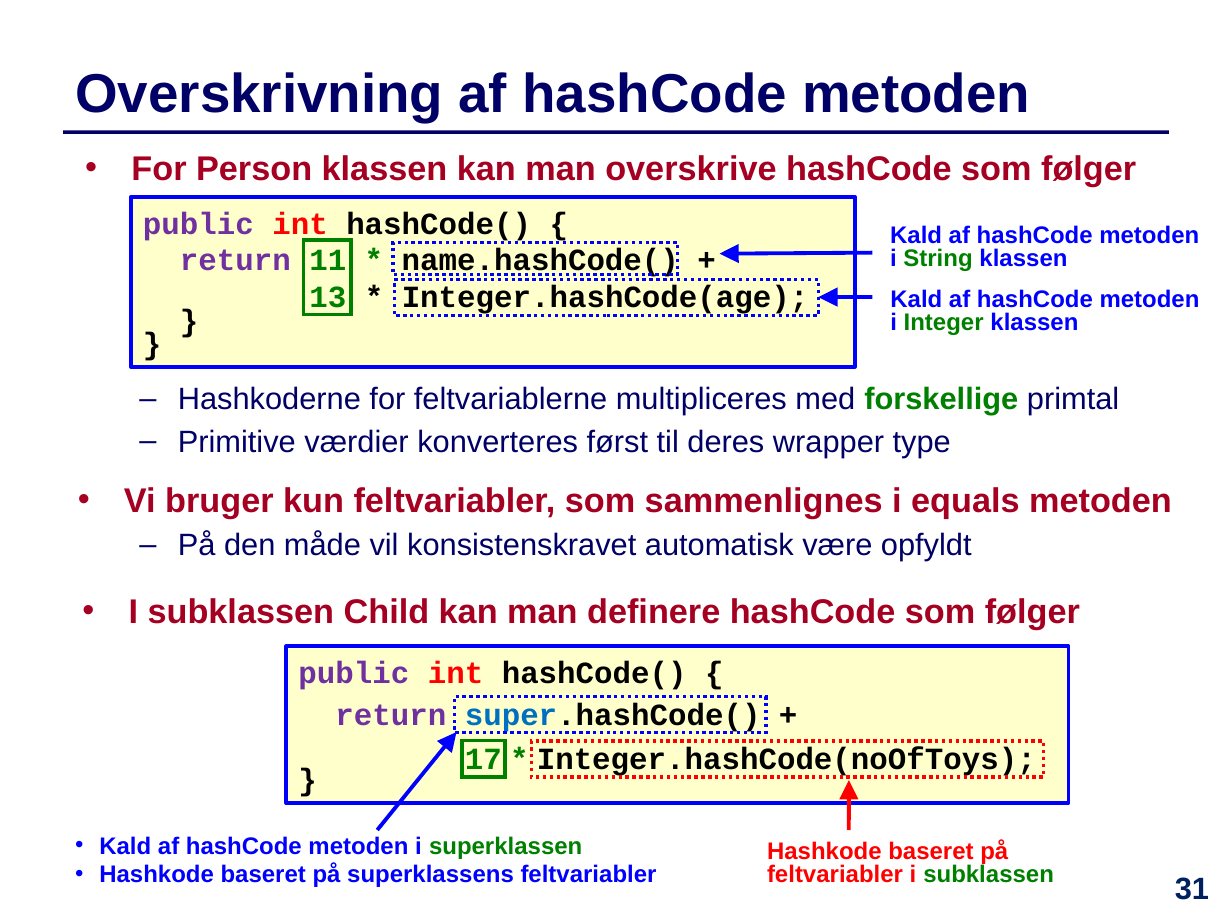
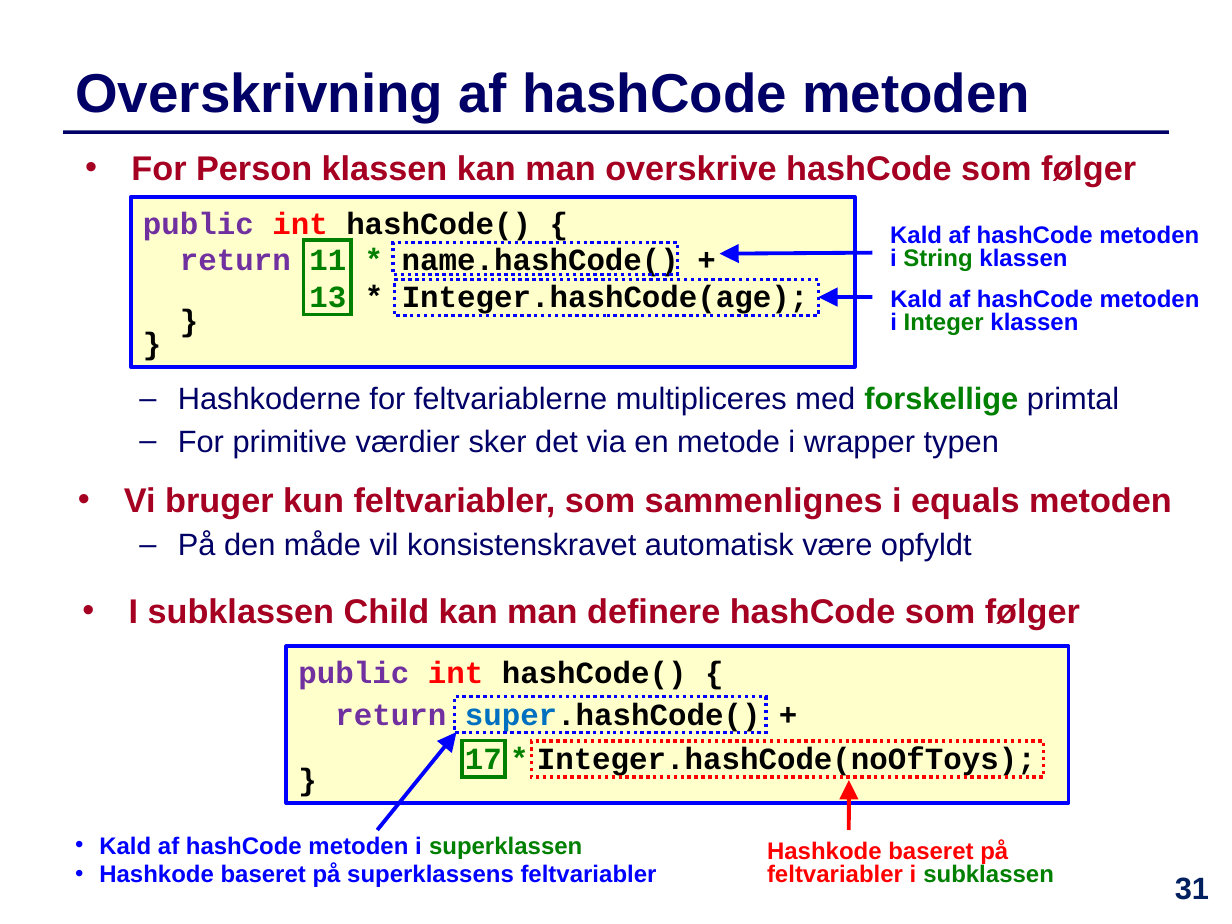
Before and after one commit to IntProgAU/Materiale, a slide deck: slide 31 of web/e24/uge_11/Slides-Uge11.pptx. Drawn at 1232x924 pixels with LibreOffice and Linux fonts; fonts in the diff are those of the drawing. Boxes give left, top, right and bottom in pixels: in the first picture for what was removed or moved away, otherwise in the second. Text is boxed around its words. In the diff, an @@ line names an element or a change of style, - is before the commit and + after.

```diff
--- a/web/e24/uge_11/Slides-Uge11.pptx
+++ b/web/e24/uge_11/Slides-Uge11.pptx
@@ text at [178, 429, 999, 457]: text changed @@
-  – Primitive værdier konverteres først til deres wrapper type
+  – For primitive værdier sker det via en metode i wrapper typen
```
Also in this commit, not shown: 1 other slide changed, 3 other files.
